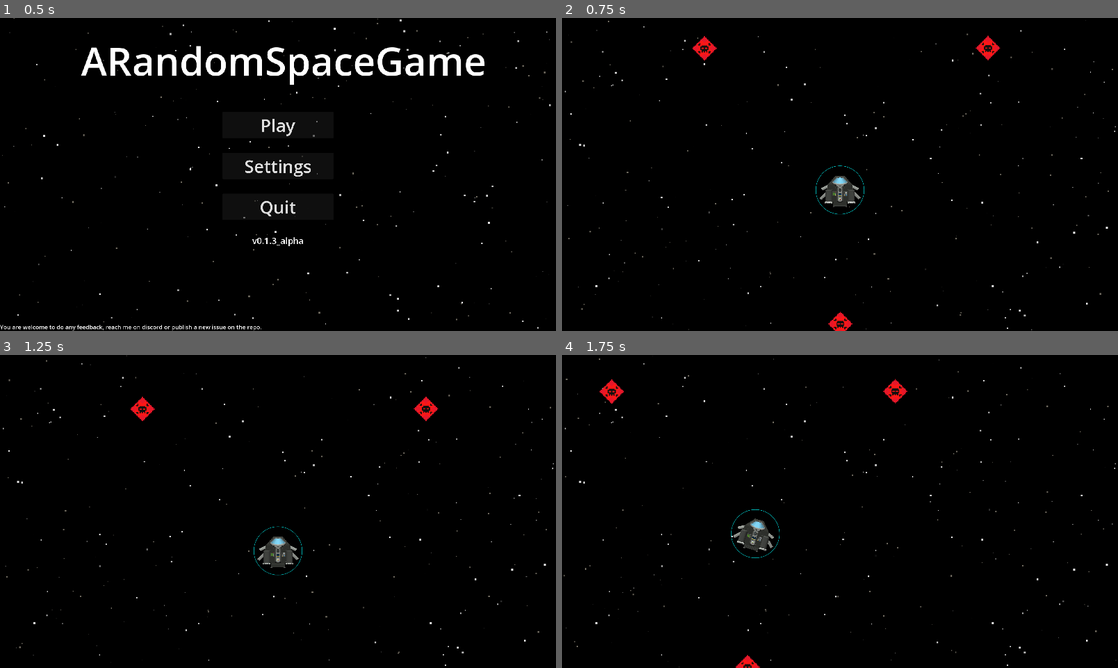
Above: before the commit, frames 1-4 (two rows, left to right).
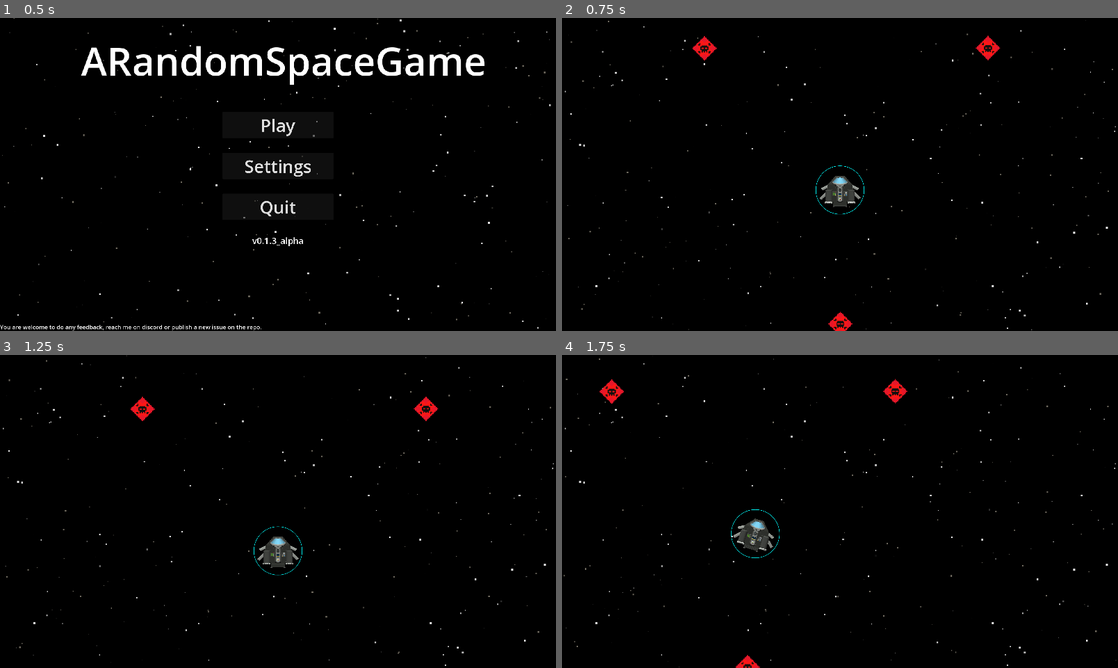
Above: after the commit, the same moments.

Repository: creusator/A_Random_Space_Game
Game: Godot game, scene res://UI/Menus/MainMenu/MainMenu.tscn
Same seed, same stepped clock (60 frames per second), same inputs: the game is played once before the commit and once after it.
Inputs (mouse positions are in pixels of both pictures, inside the frame that each line leads up to):
- Up to frame 1 (0.5 s): no input
- Up to frame 2 (0.75 s): click "Play" at 0.5 s
- Up to frame 3 (1.25 s): no input
- Up to frame 4 (1.75 s): move the mouse to (962, 495) at 1.27 s; hold D (rotate_right) from 1.28 s (still down); hold Right mouse button (enable_precision_mode_hold) from 1.28 s (still down)

Frame 1 is identical in both runs. In frame 2, less than 0.1% of the frame differs, in the area x 45-55%, y 47-63%; in frame 3, less than 0.1%; in frame 4, less than 0.1%, in the area x 30-40%, y 49-65%.

Commit message:
Started panel shader

Diff:
--- a/Entities/Ships/NorikerMKI/ShipComponents/InternalComponents/Hyperdrive/NorikerHyperdrive.tscn
+++ b/Entities/Ships/NorikerMKI/ShipComponents/InternalComponents/Hyperdrive/NorikerHyperdrive.tscn
@@ -1,8 +1,19 @@
-[gd_scene load_steps=6 format=3 uid="uid://b8eus07mp5yd5"]
+[gd_scene load_steps=8 format=3 uid="uid://b8eus07mp5yd5"]
 
 [ext_resource type="PackedScene" uid="uid://cp5qruitd45u2" path="res://Entities/Ships/Template/ShipComponents/InternalComponents/Hyperdrive/Hyperdrive.tscn" id="1_mtc11"]
 [ext_resource type="Texture2D" uid="uid://cuuog7fys2nm3" path="res://Assets/Ships/NorikerMKI/NorikerMKI.png" id="2_xkrrk"]
+[ext_resource type="Shader" uid="uid://btgr1oa7i2hbh" path="res://Scripts/Shaders/ShipComponents/Panel.gdshader" id="2_xpcap"]
 [ext_resource type="Texture2D" uid="uid://cs3m52oeslmw3" path="res://Assets/Ships/NorikerMKI/NorikerMKI-NORMAL.png" id="3_xpcap"]
+
+[sub_resource type="ShaderMaterial" id="ShaderMaterial_ve2ur"]
+shader = ExtResource("2_xpcap")
+shader_parameter/highlighted_color1 = Color(0.28235295, 0.5411765, 0.101960786, 1)
+shader_parameter/new_highlighted_color1 = Color(0, 0.75158876, 0, 1)
+shader_parameter/highlighted_color2 = Color(0.5254902, 0.050980393, 0.09411765, 1)
+shader_parameter/new_highlighted_color2 = Color(0.8215499, 0, 0, 1)
+shader_parameter/intensity = 0.0999999977648
+shader_parameter/pulse_mode = true
+shader_parameter/random_mode = false
 
 [sub_resource type="CanvasTexture" id="CanvasTexture_ve2ur"]
 diffuse_texture = ExtResource("2_xkrrk")
@@ -14,6 +25,7 @@
 [node name="Hyperdrive" instance=ExtResource("1_mtc11")]
 
 [node name="Sprite2D" parent="." index="0"]
+material = SubResource("ShaderMaterial_ve2ur")
 texture = SubResource("CanvasTexture_ve2ur")
 region_enabled = true
 region_rect = Rect2(124, 34, 13, 16)
--- a/Entities/Ships/NorikerMKI/ShipComponents/InternalComponents/ShieldGenerator/NorikerShield.tscn
+++ b/Entities/Ships/NorikerMKI/ShipComponents/InternalComponents/ShieldGenerator/NorikerShield.tscn
@@ -1,7 +1,7 @@
 [gd_scene load_steps=9 format=3 uid="uid://3aiq55ysvf5u"]
 
 [ext_resource type="PackedScene" uid="uid://bj2q4e14pdn4d" path="res://Entities/Ships/Template/ShipComponents/InternalComponents/ShieldGenerator/Shield.tscn" id="1_22pi5"]
-[ext_resource type="Shader" uid="uid://dvb7xk0wt2gof" path="res://Scripts/Shaders/EnergyShield.gdshader" id="2_s45xk"]
+[ext_resource type="Shader" uid="uid://dvb7xk0wt2gof" path="res://Scripts/Shaders/ShipComponents/EnergyShield.gdshader" id="2_s45xk"]
 [ext_resource type="Script" uid="uid://dv5xrdcb5mfpi" path="res://Scripts/VFX/EnergyShieldVFX/AutoCollisionSize.gd" id="3_ocreq"]
 
 [sub_resource type="ShaderMaterial" id="ShaderMaterial_s45xk"]
@@ -9,7 +9,7 @@
 shader_parameter/shape_type = 0
 shader_parameter/shape_size = Vector2(100, 100)
 shader_parameter/radius = 50.0
-shader_parameter/color = Vector4(0, 0.5, 1, 1)
+shader_parameter/color = Color(1, 1, 1, 1)
 shader_parameter/line_thickness = 3.0
 shader_parameter/smooth_factor = 4.0
 shader_parameter/inner_shrink = 0.65
@@ -23,7 +23,7 @@
 shader_parameter/shape_type = 0
 shader_parameter/shape_size = Vector2(100, 100)
 shader_parameter/radius = 50.0
-shader_parameter/color = Vector4(0, 0.8, 1, 0.73)
+shader_parameter/color = Color(0, 0.8, 1, 1)
 shader_parameter/line_thickness = 0.1
 shader_parameter/smooth_factor = 1.0
 shader_parameter/inner_shrink = 1.0
--- a/Entities/Ships/NorikerMKI/ShipComponents/InternalComponents/ShieldGenerator/NorikerShieldGenerator.tscn
+++ b/Entities/Ships/NorikerMKI/ShipComponents/InternalComponents/ShieldGenerator/NorikerShieldGenerator.tscn
@@ -1,10 +1,21 @@
-[gd_scene load_steps=8 format=3 uid="uid://c1i87bsv1efdt"]
+[gd_scene load_steps=10 format=3 uid="uid://c1i87bsv1efdt"]
 
 [ext_resource type="PackedScene" uid="uid://d16jkxh7ddyw5" path="res://Entities/Ships/Template/ShipComponents/InternalComponents/ShieldGenerator/ShieldGenerator.tscn" id="1_22ulm"]
 [ext_resource type="Texture2D" uid="uid://cuuog7fys2nm3" path="res://Assets/Ships/NorikerMKI/NorikerMKI.png" id="2_ehf5d"]
 [ext_resource type="Resource" uid="uid://xrvbwna7we4p" path="res://Entities/Ships/NorikerMKI/ShipComponents/InternalComponents/ShieldGenerator/NorikerShieldGenerator.tres" id="2_my5o2"]
 [ext_resource type="PackedScene" uid="uid://3aiq55ysvf5u" path="res://Entities/Ships/NorikerMKI/ShipComponents/InternalComponents/ShieldGenerator/NorikerShield.tscn" id="3_akpdy"]
 [ext_resource type="Texture2D" uid="uid://cs3m52oeslmw3" path="res://Assets/Ships/NorikerMKI/NorikerMKI-NORMAL.png" id="3_my5o2"]
+[ext_resource type="Shader" uid="uid://btgr1oa7i2hbh" path="res://Scripts/Shaders/ShipComponents/Panel.gdshader" id="4_q1vvu"]
+
+[sub_resource type="ShaderMaterial" id="ShaderMaterial_w8w0b"]
+shader = ExtResource("4_q1vvu")
+shader_parameter/highlighted_color1 = Color(0, 0.09803922, 0.1882353, 1)
+shader_parameter/new_highlighted_color1 = Color(0, 0.6220668, 0.9180841, 1)
+shader_parameter/highlighted_color2 = Color(0, 0, 0, 1)
+shader_parameter/new_highlighted_color2 = Color(0, 0, 0, 1)
+shader_parameter/intensity = 0.2999999932944
+shader_parameter/pulse_mode = true
+shader_parameter/random_mode = false
 
 [sub_resource type="CanvasTexture" id="CanvasTexture_akpdy"]
 diffuse_texture = ExtResource("2_ehf5d")
@@ -21,6 +32,8 @@
 structural_parent = NodePath("..")
 
 [node name="Sprite2D" parent="." index="1"]
+z_index = 50
+material = SubResource("ShaderMaterial_w8w0b")
 texture = SubResource("CanvasTexture_akpdy")
 region_enabled = true
 region_rect = Rect2(125, 74, 12, 12)
--- a/Scripts/Shaders/EnergyShield.gdshader
+++ b/Scripts/Shaders/ShipComponents/EnergyShield.gdshader
@@ -3,7 +3,7 @@
 uniform int shape_type = 0; // 0 = circle, 1 = capsule
 uniform vec2 shape_size = vec2(100.0, 100.0);
 uniform float radius = 50.0;
-uniform vec4 color = vec4(0.0, 0.8, 1.0, 0.7);
+uniform vec4 color : source_color = vec4(1.0);
 
 uniform float line_thickness = 0.1;
 uniform float smooth_factor = 4.0;
--- /dev/null
+++ b/Scripts/Shaders/ShipComponents/Panel.gdshader
@@ -0,0 +1,32 @@
+shader_type canvas_item;
+
+uniform vec4 highlighted_color1 : source_color;
+uniform vec4 new_highlighted_color1: source_color;
+uniform vec4 highlighted_color2 : source_color;
+uniform vec4 new_highlighted_color2: source_color;
+uniform float intensity : hint_range(0.0, 1.0, 0.01);
+uniform bool pulse_mode;
+uniform bool random_mode;
+
+void fragment(){
+	vec4 currentColor = texture(TEXTURE, UV);
+	if (pulse_mode == true) {
+		float fade_effect = sin(TIME) * intensity;
+		float fade_effect2 = sin(TIME - 3.0) * intensity;
+		if (currentColor == highlighted_color1)
+		{
+			COLOR = new_highlighted_color1 - fade_effect;
+		}
+		else if (currentColor == highlighted_color2)
+		{
+			COLOR = new_highlighted_color2 - fade_effect2;
+		}
+		else
+		{
+			COLOR = currentColor;
+		}
+	}
+	if (random_mode == true) {
+
+	}
+}
--- a/project.godot
+++ b/project.godot
@@ -12,7 +12,7 @@
 
 config/name="ARandomSpaceGame"
 run/main_scene="uid://tj5g2m158dey"
-config/features=PackedStringArray("4.4", "GL Compatibility")
+config/features=PackedStringArray("4.5", "GL Compatibility")
 run/max_fps=200
 
 [autoload]
Renamed: Scripts/Shaders/EnergyShield.gdshader.uid -> Scripts/Shaders/ShipComponents/EnergyShield.gdshader.uid
Not shown, added: Scripts/Shaders/ShipComponents/Panel.gdshader.uid
